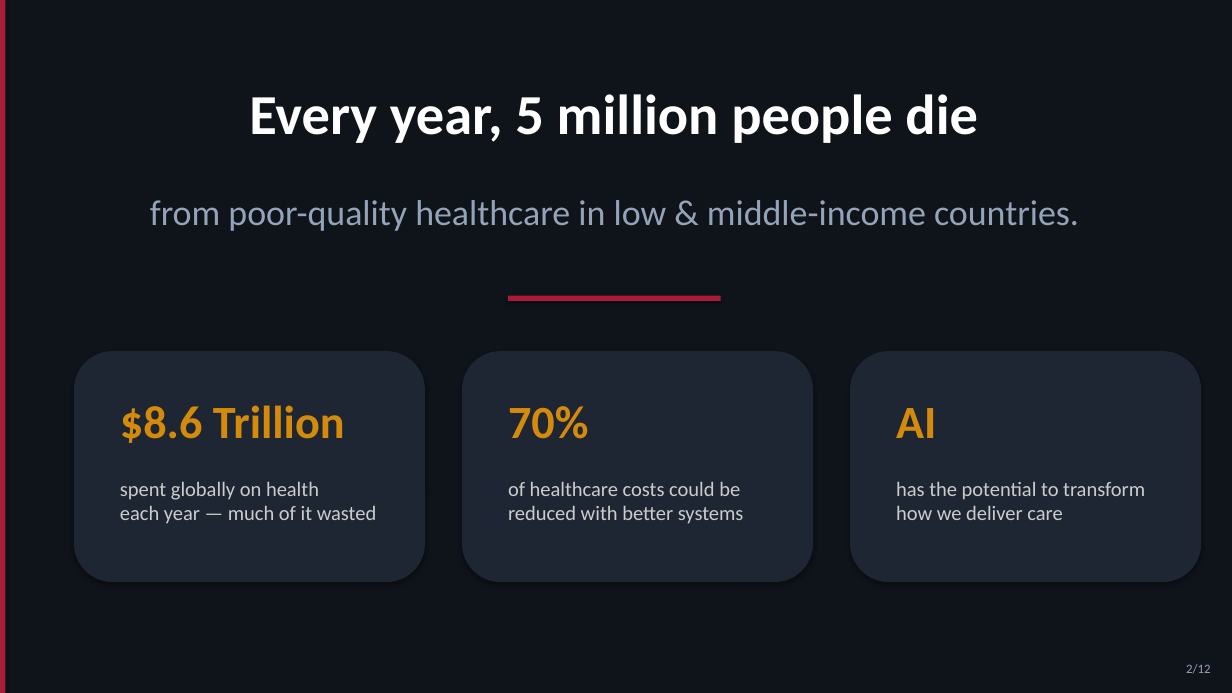
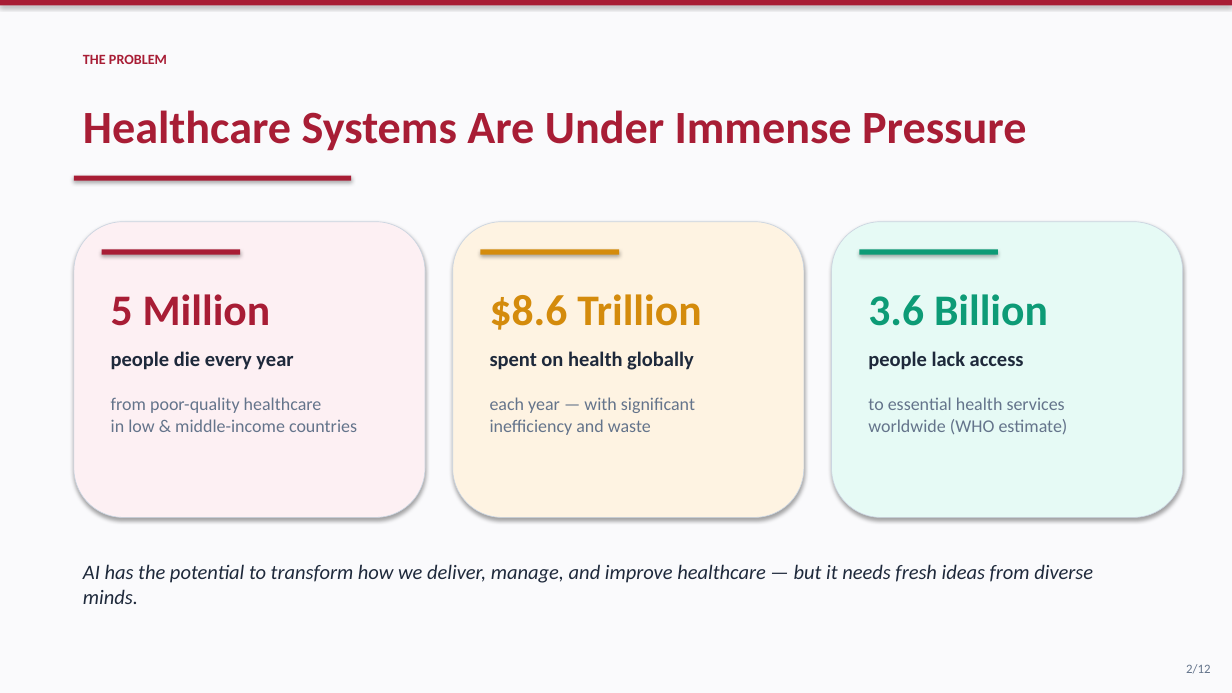
Before and after one commit to ChuehanKuo/HSIL-Website, a slide deck: slide 2 of HSIL_Hackathon_2026_Speech.pptx. Drawn at 1232x693 pixels with LibreOffice and Linux fonts; fonts in the diff are those of the drawing. Boxes give left, top, right and bottom in pixels: in the first picture for what was removed or moved away, otherwise in the second. Text is boxed around its words. In the diff, an @@ line names an element or a change of style, - is before the commit and + after.

```diff
--- a/HSIL_Hackathon_2026_Speech.pptx
+++ b/HSIL_Hackathon_2026_Speech.pptx
@@ background #0F131A to #FAFAFC @@
@@ rectangle: place and size @@
-rectangle at [0,0,6,693]
+rectangle at [0,0,1232,6]
@@ text added at [83,54,167,64], 11 pt, text #A81D35, bold @@
+THE PROBLEM
@@ text added at [83,110,1026,151], 36 pt, text #A81D35, bold @@
+Healthcare Systems Are Under Immense Pressure
@@ text removed at [249,94,977,143] @@
-Every year, 5 million people die
@@ rectangle: place and size @@
-rectangle at [508,296,721,301]
+rectangle at [74,176,351,181]
@@ rounded rectangle: place and size @@
-rounded rectangle at [74,351,425,582]
+rounded rectangle at [74,222,425,518]
@@ rounded rectangle at [74,222,425,518]: fill #1E2533 to #FDF0F3; outline none to #CBD5E1 0.5 pt @@
@@ rounded rectangle: place and size @@
-rounded rectangle at [462,351,813,582]
+rounded rectangle at [453,222,804,518]
@@ rounded rectangle at [453,222,804,518]: fill #1E2533 to #FEF3E2; outline none to #CBD5E1 0.5 pt @@
@@ rounded rectangle: place and size @@
-rounded rectangle at [850,351,1202,582]
+rounded rectangle at [832,222,1183,518]
@@ rounded rectangle at [832,222,1183,518]: fill #1E2533 to #E6FAF5; outline none to #CBD5E1 0.5 pt @@
@@ rectangle added at [102,250,240,255], fill #A81D35 @@
@@ rectangle added at [481,250,619,255], fill #D48B0C @@
@@ rectangle added at [860,250,998,255], fill #0D9B76 @@
@@ text added at [111,294,271,326], 34 pt, text #A81D35, bold @@
+5 Million
@@ text "$8.6 Trillion": place and size @@
-text "$8.6 Trillion" at [120,405,345,443]
+text "$8.6 Trillion" at [490,294,701,330]
@@ text "$8.6 Trillion" at [490,294,701,330]: size 36 to 34 pt @@
@@ text added at [868,294,1048,326], 34 pt, text #0D9B76, bold @@
+3.6 Billion
@@ text added at [111,351,293,370], 16 pt, text #1E293B, bold @@
+people die every year
@@ text added at [490,351,694,370], 16 pt, text #1E293B, bold @@
+spent on health globally
@@ text added at [868,351,1024,370], 16 pt, text #1E293B, bold @@
+people lack access
@@ text at [111,397,357,432]: text changed; size 28 to 14 pt; text colour #94A3B8 to #64748B @@
-from poor-quality healthcare in low & middle-income countries.
+from poor-quality healthcare
+in low & middle-income countries
@@ text added at [490,397,695,435], 14 pt, text #64748B @@
+each year — with significant
+inefficiency and waste
@@ text removed at [508,406,588,439] @@
-70%
@@ text added at [868,397,1068,434], 14 pt, text #64748B @@
+to essential health services
+worldwide (WHO estimate)
@@ text removed at [896,408,936,438] @@
-AI
@@ text removed at [120,481,377,524] @@
-spent globally on health
-each year — much of it wasted
@@ text removed at [508,481,744,524] @@
-of healthcare costs could be
-reduced with better systems
@@ text removed at [896,481,1145,520] @@
-has the potential to transform
-how we deliver care
@@ text added at [83,564,1093,604], 16 pt, text #1E293B, italic @@
+AI has the potential to transform how we deliver, manage, and improve healthcare — but it needs fresh ideas from diverse minds.
@@ text "2/12" at [1186,664,1210,673]: text colour #94A3B8 to #64748B @@
```
Also in this commit, not shown: 4 other slides changed, 7 slides added, 7 slides removed, 2 other files.
